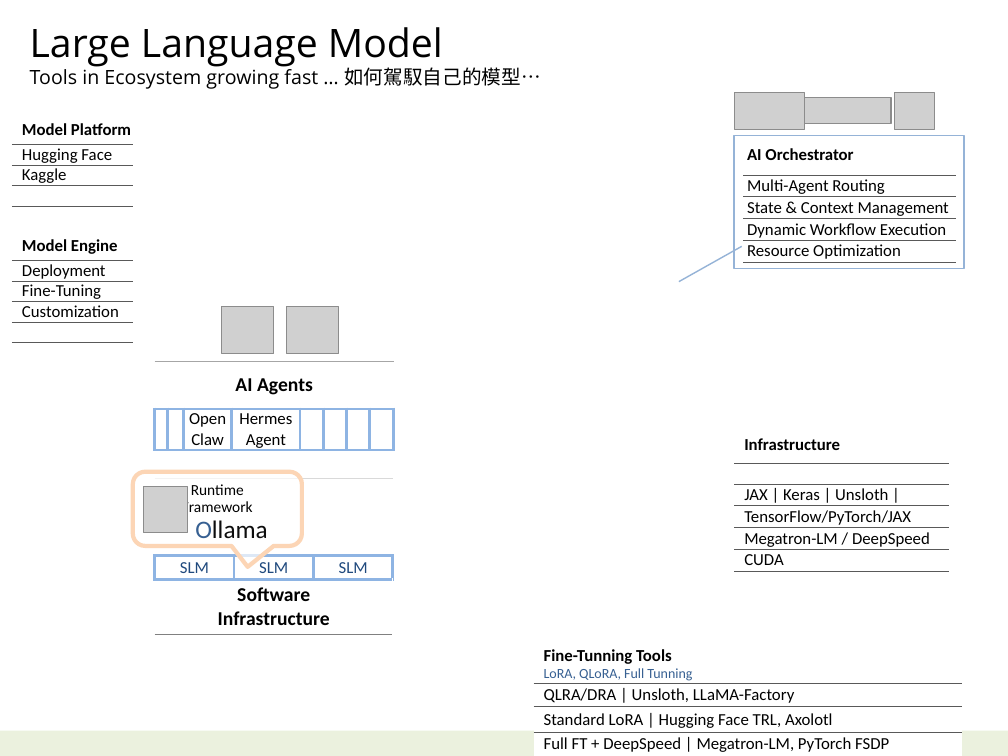
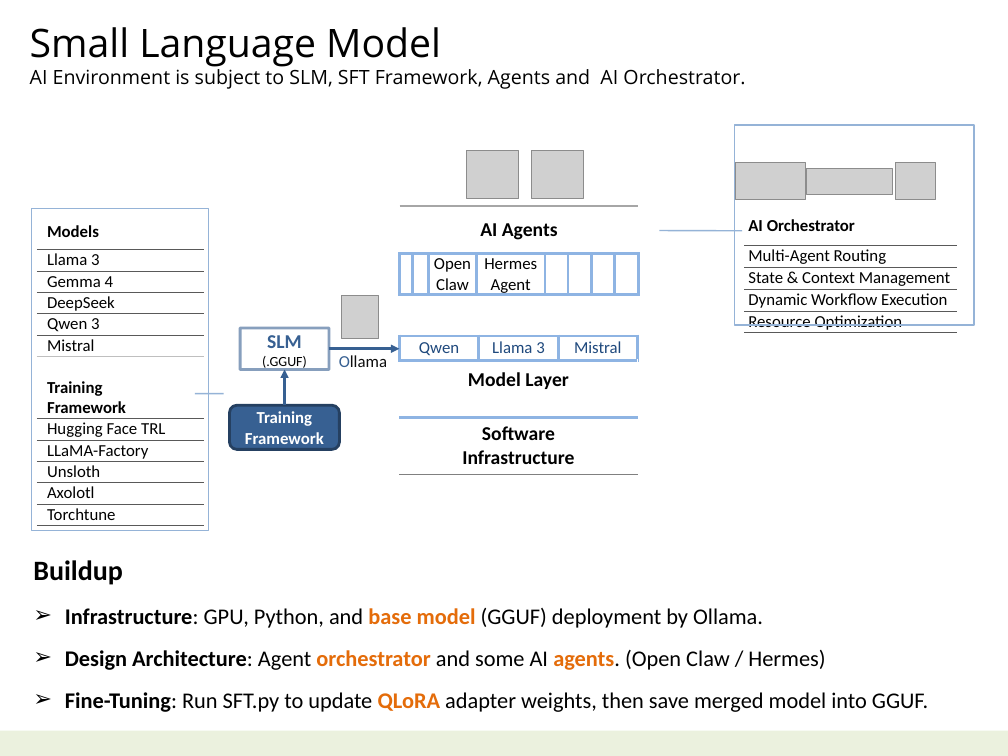
Before and after one commit to navibator/crazy-ai, a slide deck: slide 6 of ai-gemma.pptx. Drawn at 1008x756 pixels with LibreOffice and Linux fonts; fonts in the diff are those of the drawing; grey boxes stand for pictures. Boxes give left, top, right and bottom in pixels: in the first picture for what was removed or moved away, otherwise in the second. Text is boxed around its words. In the diff, an @@ line names an element or a change of style, - is before the commit and + after.

Commit message:
slm

```diff
--- a/ai-gemma.pptx
+++ b/ai-gemma.pptx
@@ text at (30, 27, 745, 89): text changed @@
-Large Language Model
-Tools in Ecosystem growing fast … 如何駕馭自己的模型…
+Small Language Model
+AI Environment is subject to SLM, SFT Framework, Agents and AI Orchestrator.
@@ border callout: place and size @@
-border callout at (734, 135, 964, 268)
+border callout at (735, 125, 975, 326)
@@ border callout at (735, 125, 975, 326): proportions changed @@
@@ border callout added at (31, 209, 209, 531), outline #95B3D7 1 pt @@
@@ 2 pictures, 1 table: place and size @@
-2 pictures, 1 table at (155, 306, 394, 452)
+2 pictures, 1 table at (399, 151, 638, 298)
@@ 3 pictures, 1 table: place and size @@
-3 pictures, 1 table at (734, 93, 956, 263)
+3 pictures, 1 table at (736, 162, 957, 334)
@@ table removed at (12, 232, 133, 341), 5 rows, 1 columns @@
-Model Engine
-Deployment
-Fine-Tuning
-Customization
-
@@ table at (37, 215, 204, 525) @@
-row 1: Model Platform
-row 2: Hugging Face
-row 3: Kaggle
+row 1: Models
+row 2: Llama 3
+row 3: Gemma 4
+row 4: DeepSeek
+row 5: Qwen 3
+row 6: Mistral
+row 8: Training / Framework
+row 9: Hugging Face TRL
+row 10: LLaMA-Factory
+row 11: Unsloth
+row 12: Axolotl
+row 13: Torchtune
@@ table: place and size @@
-table at (12, 116, 133, 205)
+table at (37, 215, 204, 525)
@@ picture: place and size @@
-picture at (143, 486, 187, 532)
+picture at (342, 295, 379, 339)
@@ rectangle added at (240, 328, 329, 369), fill #FFFFFF at 60% opacity, outline #376092 2 pt, 10 pt, text #000000 @@
+SLM
+(.GGUF)
@@ arrow added from (329, 349) to (399, 349), #376092 2 pt @@
@@ text added at (339, 355, 387, 367), 12 pt, text #0D0D0D @@
+Ollama
@@ table at (399, 336, 638, 474) @@
-row 1:  |  | 
+row 1: Qwen | Llama 3 | Mistral
-row 2: SLM | SLM | SLM
+row 2: Model Layer |  | 
@@ fill #FFFFFF at 60% opacity to none in row 1, column 1 @@
@@ borders changed @@
@@ table: place and size @@
-table at (155, 478, 394, 634)
+table at (399, 336, 638, 474)
@@ arrow added from (284, 405) to (284, 370), #376092 2 pt @@
@@ rounded rectangle added at (230, 405, 340, 450), fill #376092, outline #254061 2 pt, 12 pt, text #FFFFFF, bold @@
+Training
+Framework
@@ table removed at (734, 426, 949, 572), 6 rows, 1 columns @@
-Infrastructure
-
-JAX | Keras | Unsloth |
-TensorFlow/PyTorch/JAX
-Megatron-LM / DeepSpeed
-CUDA
@@ rounded speech box removed at (133, 472, 302, 546) @@
-Runtime
-Framework
-Ollama
@@ text added at (33, 560, 928, 712), 16 pt, text #000000 @@
+Buildup
+➢ Infrastructure: GPU, Python, and base model (GGUF) deployment by Ollama.
+➢ Design Architecture: Agent orchestrator and some AI agents. (Open Claw / Hermes)
+➢ Fine-Tuning: Run SFT.py to update QLoRA adapter weights, then save merged model into GGUF.
@@ table removed at (533, 644, 962, 756), 4 rows, 1 columns @@
-Fine-Tunning Tools / LoRA, QLoRA, Full Tunning
-QLRA/DRA | Unsloth, LLaMA-Factory
-Standard LoRA | Hugging Face TRL, Axolotl
-Full FT + DeepSpeed | Megatron-LM, PyTorch FSDP
```
Also in this commit, not shown: 8 other slides changed.
